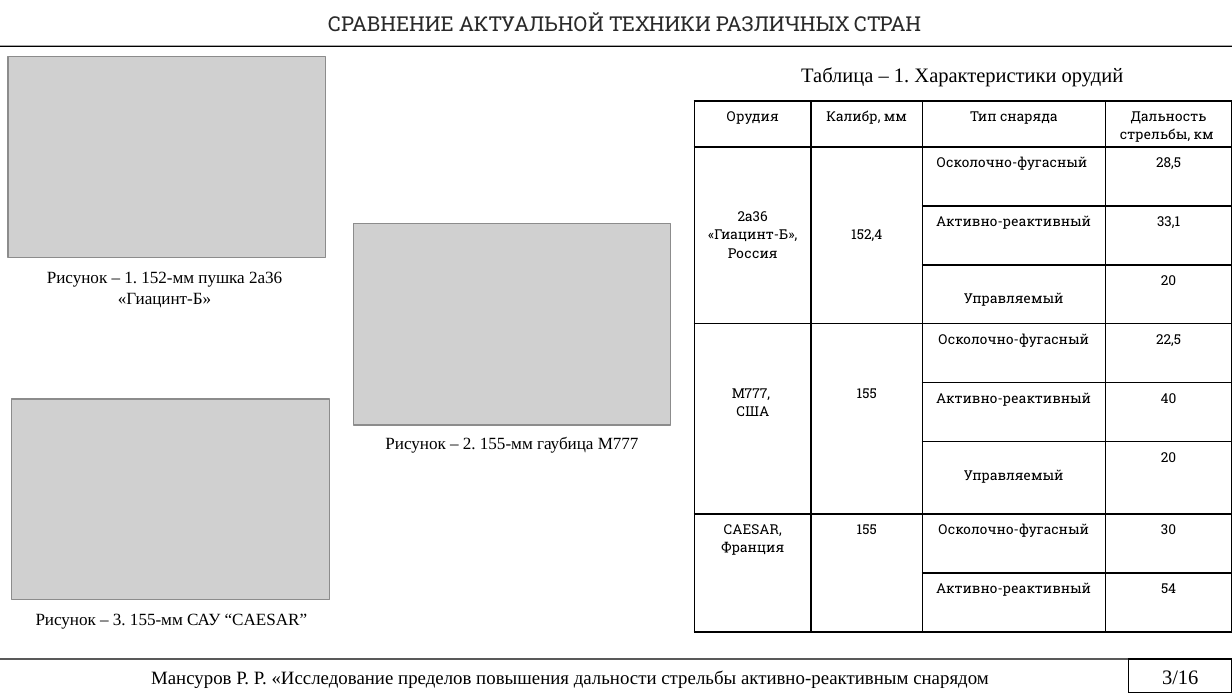
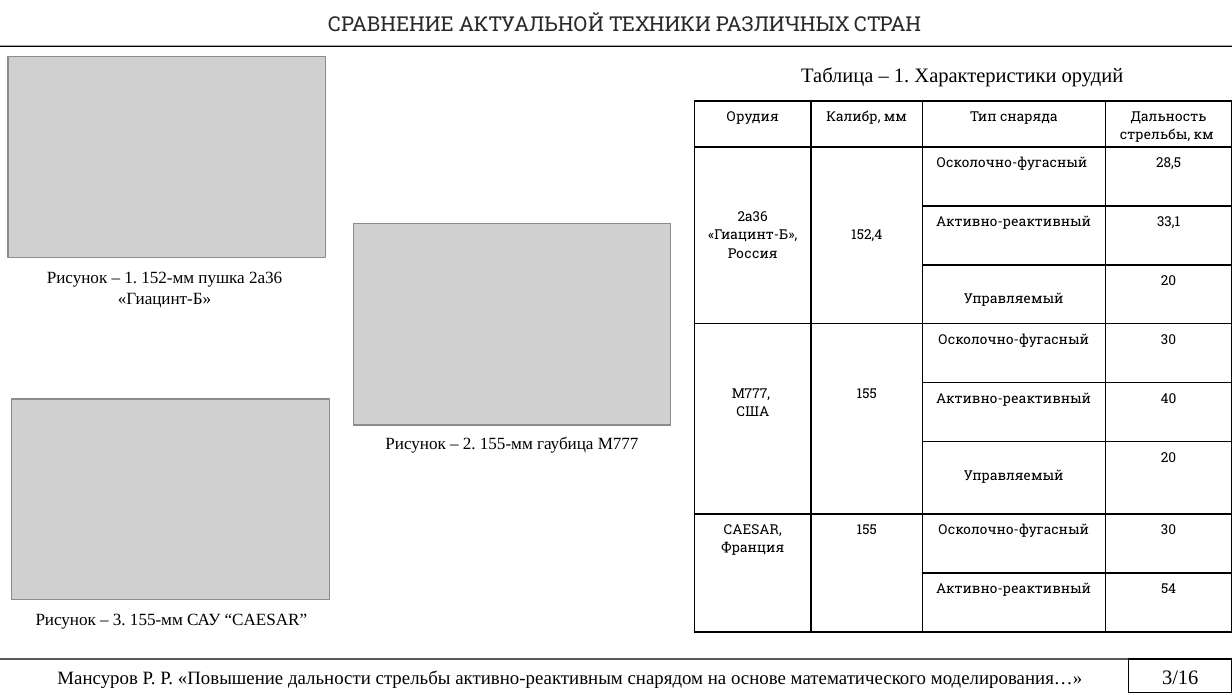
Before and after one commit to rustam-mansurov/cats, a slide deck: slide 3 of Мансуров Р.Р. — копия (2).pptx. Drawn at 1232x693 pixels with LibreOffice and Linux fonts; fonts in the diff are those of the drawing; grey boxes stand for pictures. Boxes give left, top, right and bottom in pixels: in the first picture for what was removed or moved away, otherwise in the second. Text is boxed around its words. In the diff, an @@ line names an element or a change of style, - is before the commit and + after.

```diff
--- a/Мансуров Р.Р. — копия (2).pptx
+++ b/Мансуров Р.Р. — копия (2).pptx
@@ table at (x1=695, y1=101, x2=1232, y2=632) @@
-row 5, column 4: 22,5
+row 5, column 4: 30
@@ text at (x1=57, y1=670, x2=1082, y2=688): text changed @@
-Мансуров Р. Р. «Исследование пределов повышения дальности стрельбы активно-реактивным снарядом
+Мансуров Р. Р. «Повышение дальности стрельбы активно-реактивным снарядом на основе математического моделирования…»
```
Also in this commit, not shown: 15 other slides changed.
